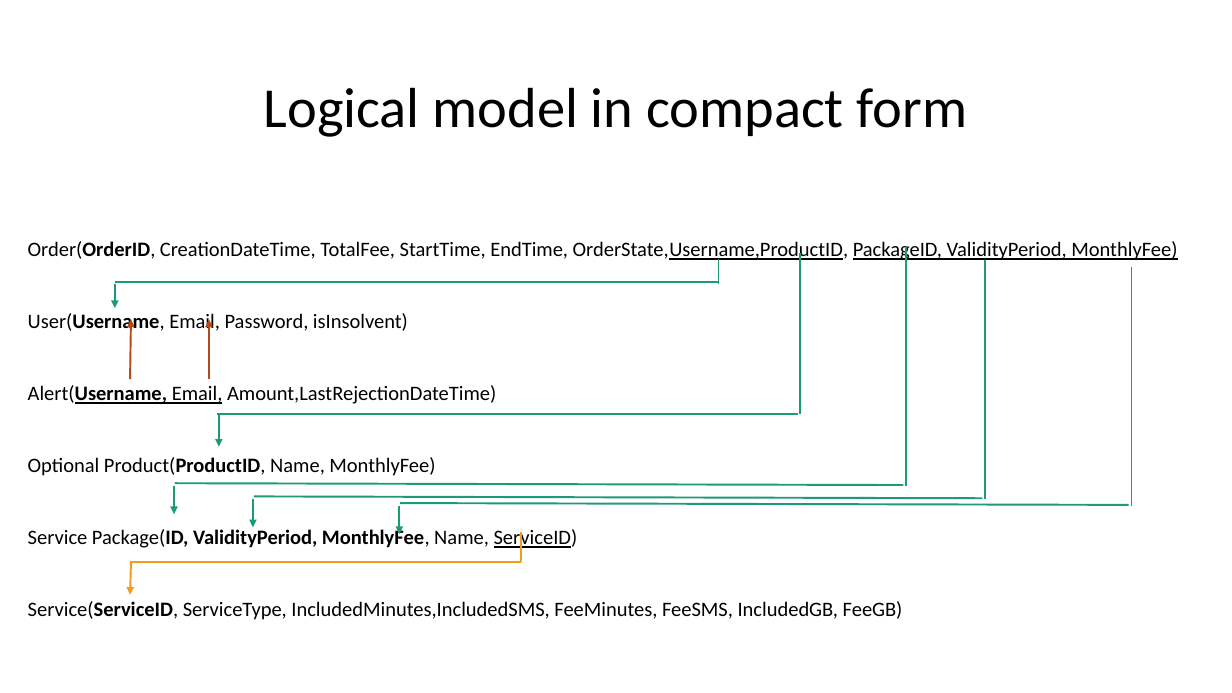
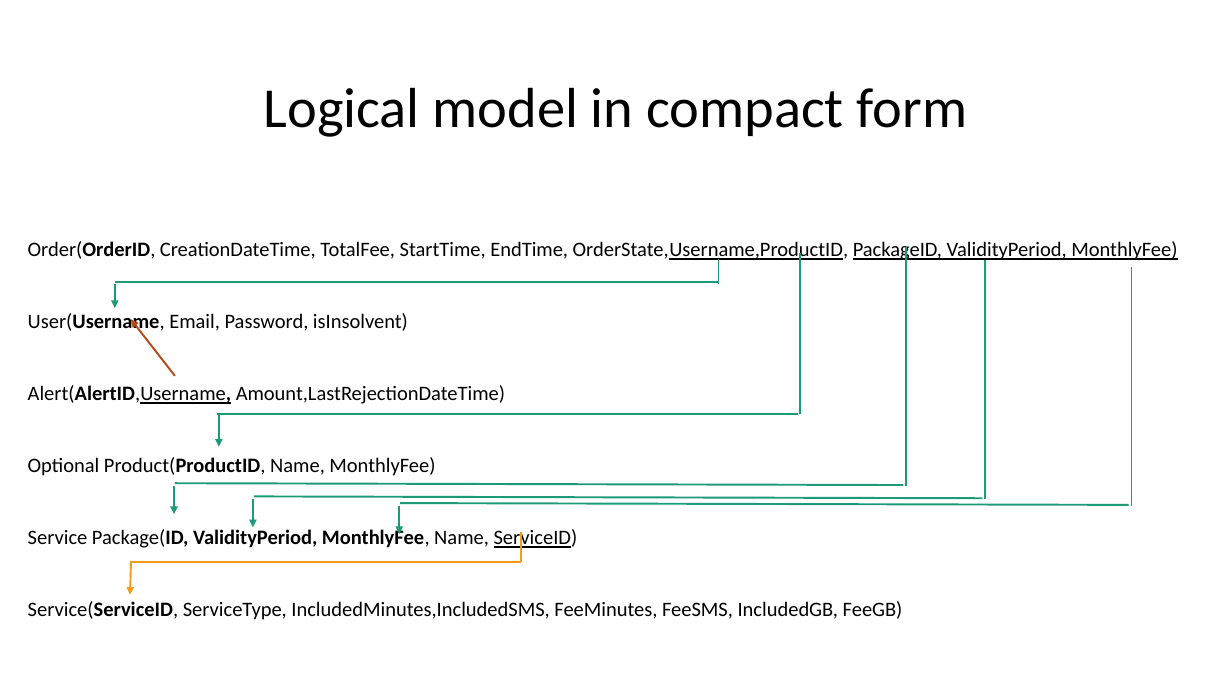
Before and after one commit to priscia99/databases-2-project, a slide deck: slide 1 of Deliverables/Relational Model.pptx. Drawn at 1232x693 pixels with LibreOffice and Linux fonts; fonts in the diff are those of the drawing. Boxes give left, top, right and bottom in pixels: in the first picture for what was removed or moved away, otherwise in the second. Text is boxed around its words. In the diff, an @@ line names an element or a change of style, - is before the commit and + after.

```diff
--- a/Deliverables/Relational Model.pptx
+++ b/Deliverables/Relational Model.pptx
@@ arrow moved from (130, 379) - (131, 320) to (175, 376) - (131, 320) @@
@@ arrow removed from (209, 379) to (209, 320) @@
@@ subtitle at bbox=[28, 385, 505, 404]: text changed @@
-Alert(Username, Email, Amount,LastRejectionDateTime)
+Alert(AlertID,Username, Amount,LastRejectionDateTime)
```
Also in this commit, not shown: 2 other files.
